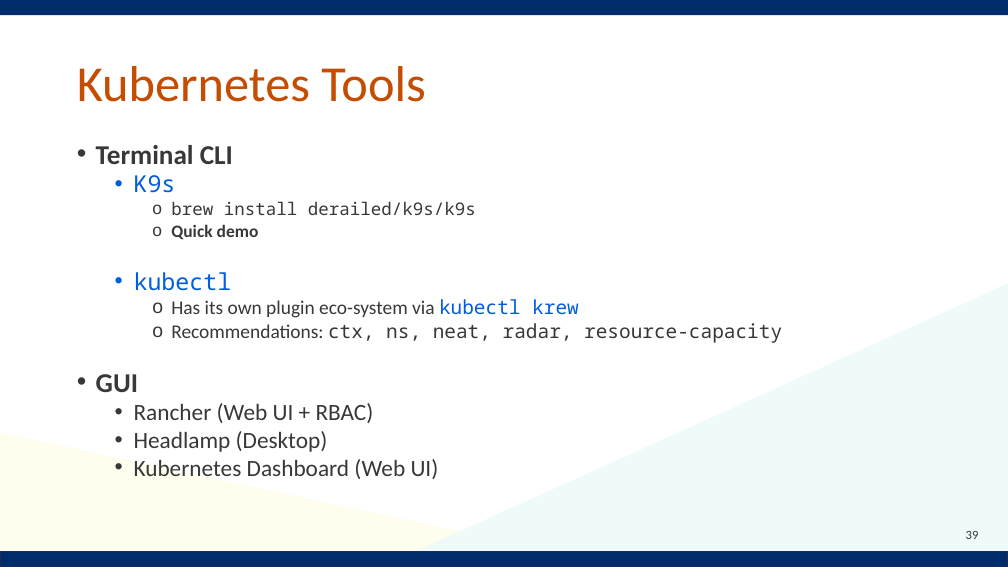
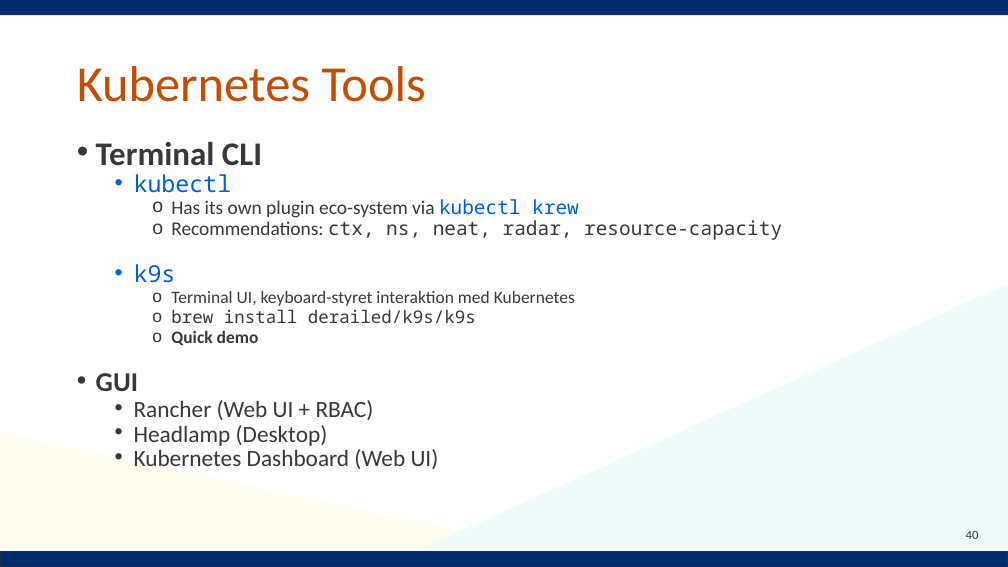
Before and after one commit to Notalib/workshop-kubernetes, a slide deck: slide 40 of Kubernetes_workshop.pptx (slide 39 before the commit). Drawn at 1008x567 pixels with LibreOffice and Linux fonts; fonts in the diff are those of the drawing; background and template pictures are left out. Boxes give left, top, right and bottom in pixels: in the first picture for what was removed or moved away, otherwise in the second. Text is boxed around its words. In the diff, an @@ line names an element or a change of style, - is before the commit and + after.

```diff
--- a/Kubernetes_workshop.pptx
+++ b/Kubernetes_workshop.pptx
@@ text at (x1=96, y1=142, x2=782, y2=469): size 25.9 to 31.4 pt in "Terminal CLI"; line spacing 0.8 to 0.7 @@
@@ text at (x1=134, y1=175, x2=476, y2=240): paragraphs removed @@
-  • K9s
-    o brew install derailed/k9s/k9s
-    o Quick demo
@@ text at (x1=134, y1=264, x2=575, y2=346): paragraphs added @@
+  • k9s
+    o Terminal UI, keyboard-styret interaktion med Kubernetes
+    o brew install derailed/k9s/k9s
+    o Quick demo
@@ page number at (x1=966, y1=531, x2=979, y2=539): text changed @@
-39
+40
```
Also in this commit, not shown: 37 other slides changed, 4 slides added, 1 slide removed.
